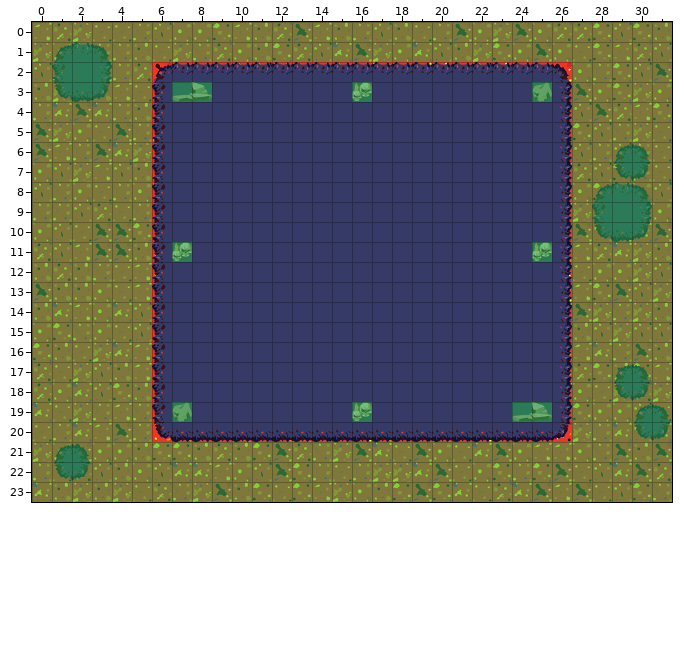
Two versions of a level (Tiled map, levels_tmx/tmx/fire_boss.tmx). The first picture shows the starting point.
Cells are 32x32 px. Shown: x 0..31, y 0..23.
The same view after the edit:
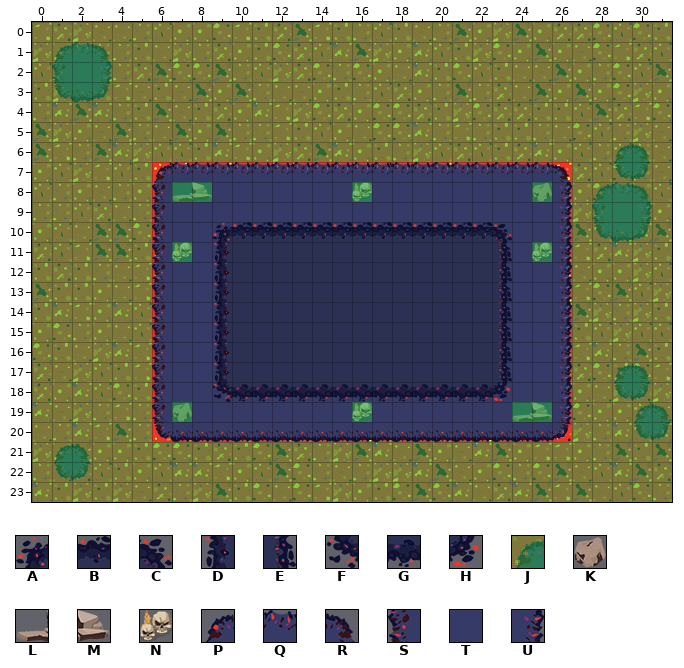
Key: from "Fire of the Damned Tileset-05": A 0, B 1, C 2, D 12, E 14, F 24, G 25, H 26; from "coll": J 0; from "obj1": K 2, L 3, M 4, N 25; from "terrain": P 0, Q 1, R 2, S 12, T 13, U 14.
_ is an empty cell, . an unchanged one.
See-through tiles are keyed as they look on the map.
Difference:
--- layer "Ground"
@@ x 6..26 @@
- 2 PQQQQQQQQQQQQQQQQQQQR
- 3 STTTTTTTTTTTTTTTTTTTU
- 4 STTTTTTTTTTTTTTTTTTTU
- 5 STTTTTTTTTTTTTTTTTTTU
- 6 STTTTTTTTTTTTTTTTTTTU
- 7 STTTTTTTTTTTTTTTTTTTU
+ 2 _____________________
+ 3 _____________________
+ 4 _____________________
+ 5 _____________________
+ 6 _____________________
+ 7 PQQQQQQQQQQQQQQQQQQQR
--- layer "Overground"
@@ x 9..23 @@
-10 _______________
-11 _............._
-12 _............._
-13 _............._
-14 _............._
-15 _............._
-16 _............._
-17 _............._
-18 _______________
+10 ABBBBBBBBBBBBBC
+11 D.............E
+12 D.............E
+13 D.............E
+14 D.............E
+15 D.............E
+16 D.............E
+17 D.............E
+18 FGGGGGGGGGGGGGH
--- layer "GroundObjects"
@@ x 7..25 @@
- 3 LM.......N........K
+ 3 __......._........_
@@ x 7..25 @@
- 8 __......._........_
+ 8 LM.......N........K
--- layer "Collision"
@@ x 6..26 @@
- 2 _____________________
- 3 _.._______.________._
- 4 _____________________
- 5 _____________________
- 6 _____________________
+ 2 JJJJJJJJJJJJJJJJJJJJJ
+ 3 J..JJJJJJJ.JJJJJJJJ.J
+ 4 JJJJJJJJJJJJJJJJJJJJJ
+ 5 JJJJJJJJJJJJJJJJJJJJJ
+ 6 JJJJJJJJJJJJJJJJJJJJJ
@@ x 7..25 @@
- 8 __......._........_
+ 8 JJ.......J........J
Where, in picture pixels (left, top, right, bottom), the same in both pictures:
changed: (152, 62, 572, 202)
added: (212, 222, 512, 402)
